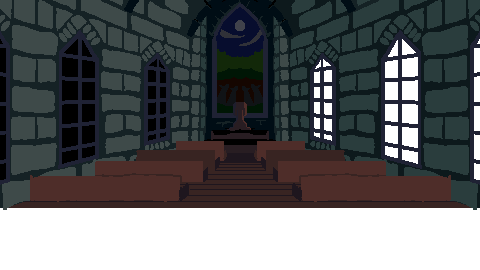
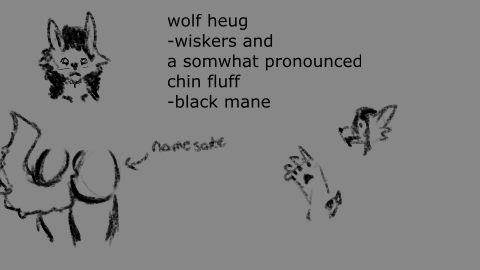
Two versions of the same layered image (480x270). Layer-by-layer changes:
hid group "Church" (9 layers) over [0, 0, 480, 256]
painted on "Paint Layer 43" (1st of 2, in "Church") over [192, 128, 480, 256]
painted on "windows" over [0, 0, 480, 192]
painted on "walls" over [0, 0, 480, 256]
painted on "Background" (2nd of 3, in "Church") over [0, 128, 480, 256]
added layer "Paint Layer 46" above "sketch" over [0, 0, 448, 256]
hid "Background" (3rd of 3), painted on it over [0, 0, 480, 270]
added layer "Paint Layer 45" over [0, 0, 480, 270]
